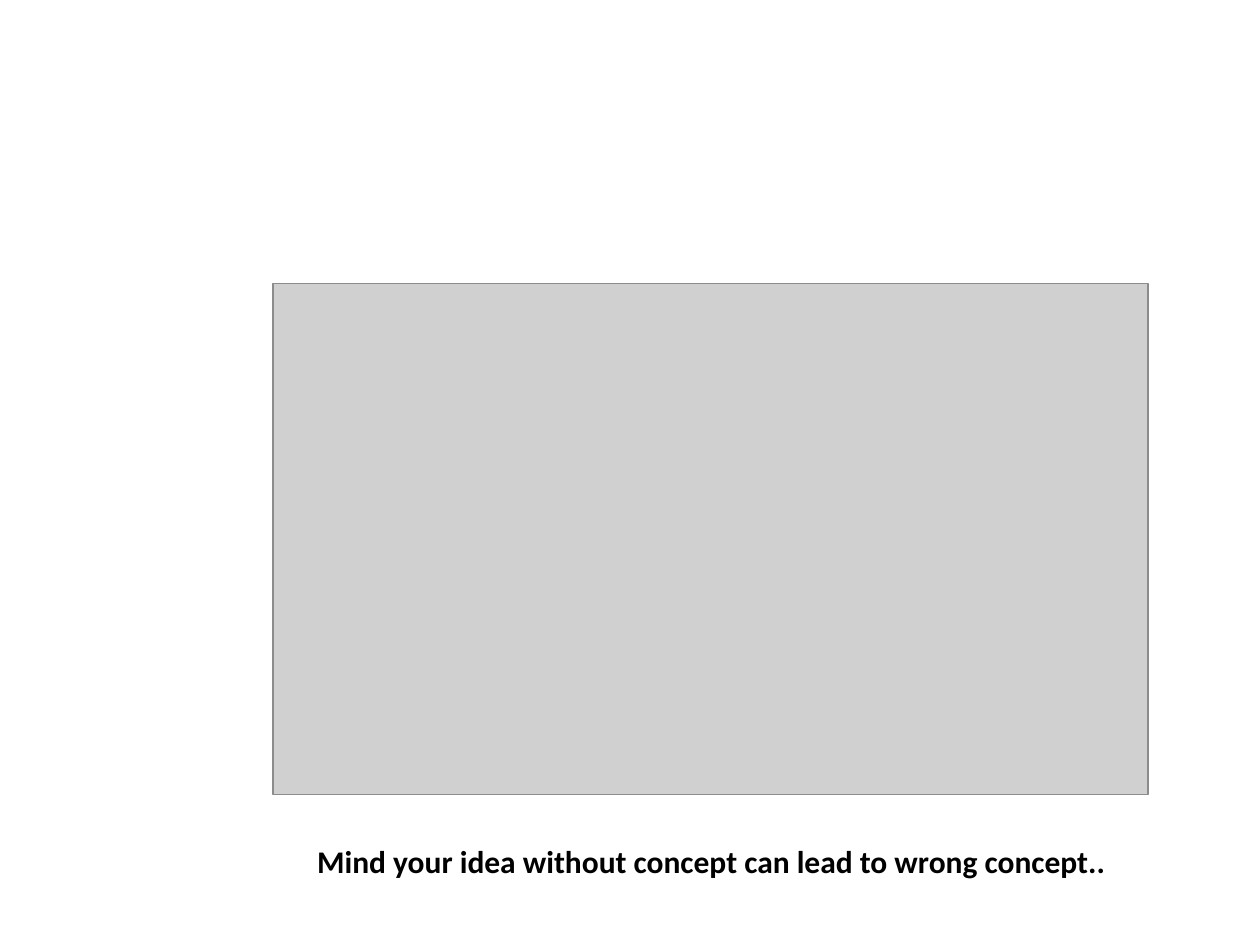
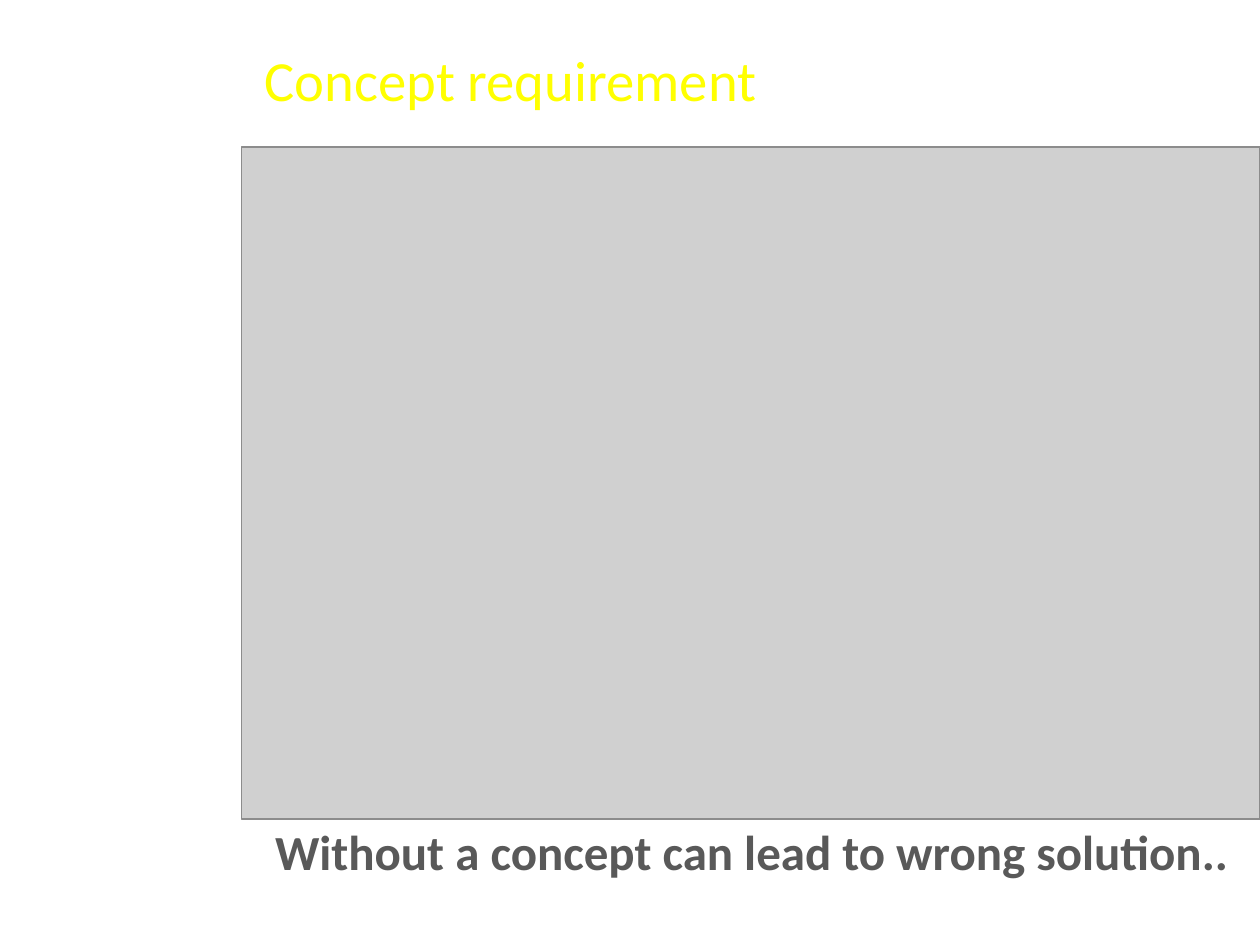
Before and after one commit to FeedMapping/Schema, a slide deck: slide 5 of slide/ppt/Mapping-Ideas.pptx (slide 8 before the commit). Drawn at 1260x945 pixels with LibreOffice and Linux fonts; fonts in the diff are those of the drawing; grey boxes stand for pictures; background and template pictures are left out. Boxes give left, top, right and bottom in pixels: in the first picture for what was removed or moved away, otherwise in the second. Text is boxed around its words. In the diff, an @@ line names an element or a change of style, - is before the commit and + after.

Commit message:
minor changes

```diff
--- a/slide/ppt/Mapping-Ideas.pptx
+++ b/slide/ppt/Mapping-Ideas.pptx
@@ text added at (x1=265, y1=62, x2=757, y2=110), 32.4 pt, text #FFFF00 @@
+Concept requirement
@@ picture resized from (x1=273, y1=284, x2=1148, y2=795) to (x1=242, y1=147, x2=1260, y2=819) @@
@@ title at (x1=275, y1=835, x2=1228, y2=879): text changed; size 18 to 28 pt; text colour #000000 to #595959 @@
-Mind your idea without concept can lead to wrong concept..
+Without a concept can lead to wrong solution..
```
Also in this commit, not shown: 10 other slides changed, 10 slides added, 12 slides removed.
